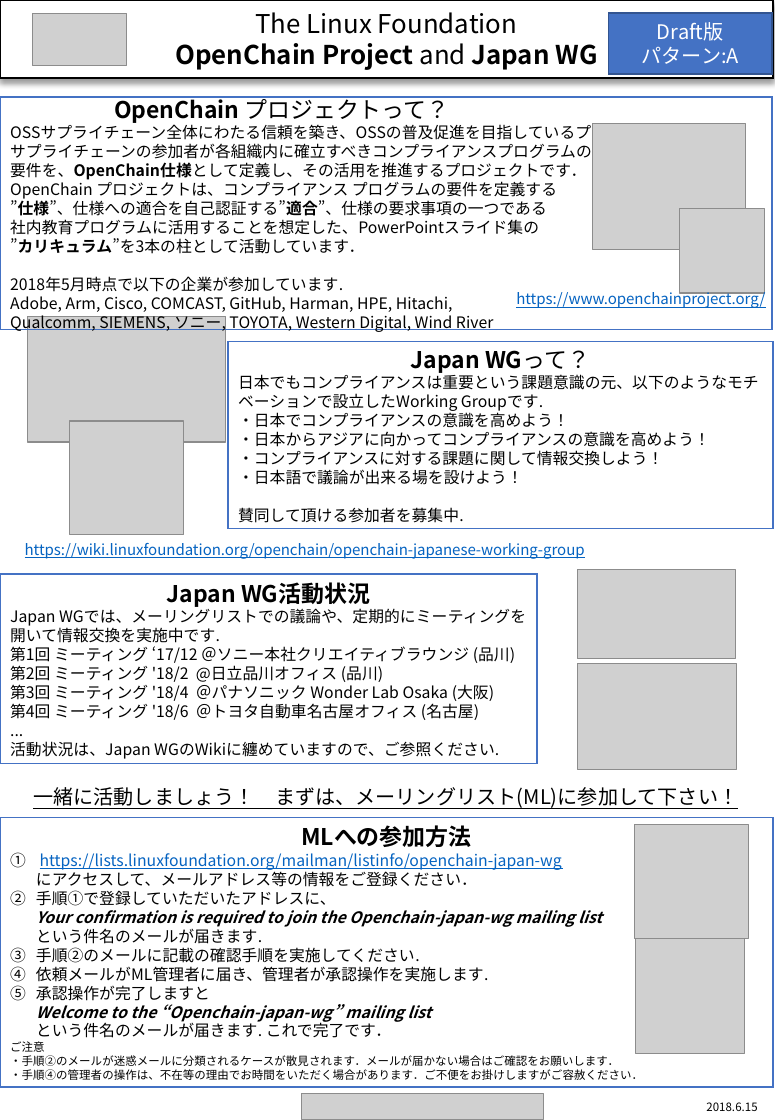
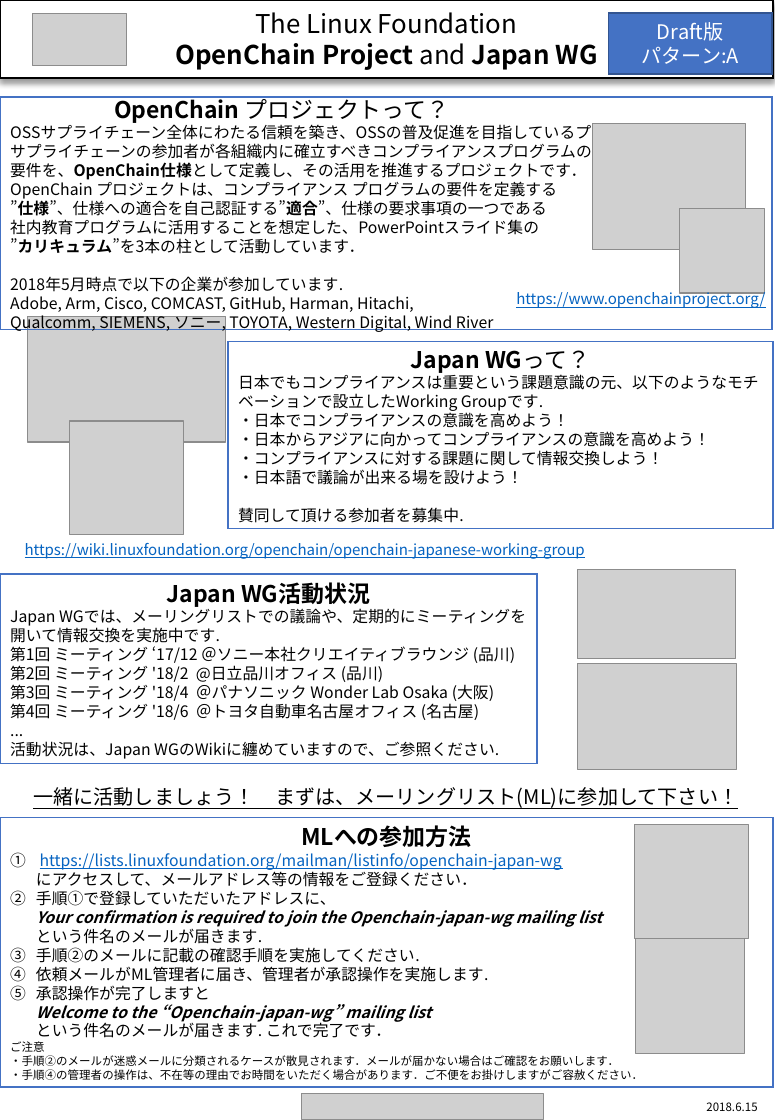
Before and after one commit to OpenChain-Project/OpenChain-JWG, a slide deck: slide 1 of Leaflet/One-Page_Version/review/a_openchain_leaflet_20180615.pptx. Drawn at 775x1120 pixels with LibreOffice and Linux fonts; fonts in the diff are those of the drawing; grey boxes stand for pictures. Boxes give left, top, right and bottom in pixels: in the first picture for what was removed or moved away, otherwise in the second. Text is boxed around its words. In the diff, an @@ line names an element or a change of style, - is before the commit and + after.

Commit message:
Updated membership

```diff
--- a/Leaflet/One-Page_Version/review/a_openchain_leaflet_20180615.pptx
+++ b/Leaflet/One-Page_Version/review/a_openchain_leaflet_20180615.pptx
@@ text in rectangle at [10,296,414,312]: text changed @@
-Adobe, Arm, Cisco, COMCAST, GitHub, Harman, HPE, Hitachi,
+Adobe, Arm, Cisco, COMCAST, GitHub, Harman, Hitachi,
```
